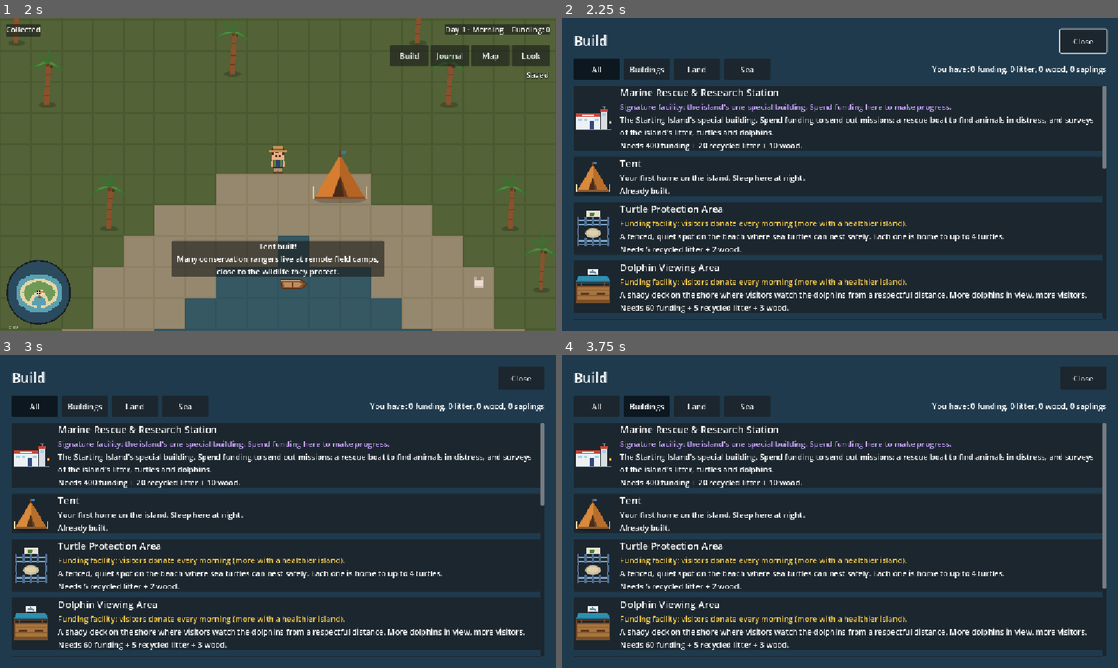
Above: before the commit, frames 1-4 (two rows, left to right).
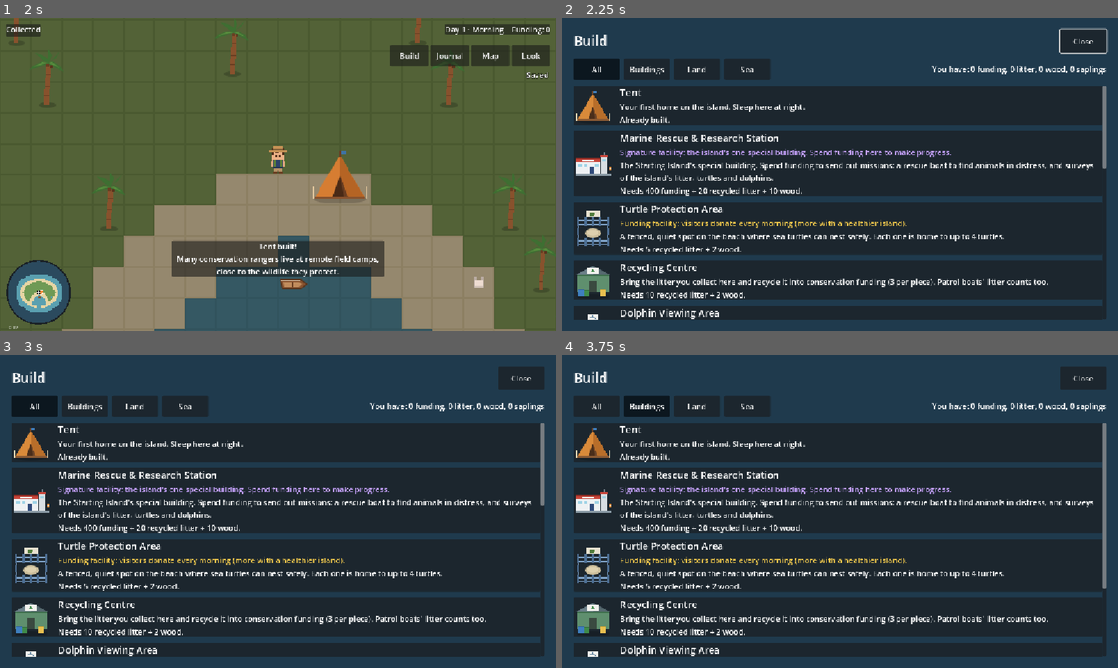
Above: after the commit, the same moments.

Repository: detronics-apps/ocean-haven
Game: Godot game, scene res://scenes/world/ocean_world.tscn
Two runs of this game, one before a commit and one after it. Both use one fixed random seed, a clock stepped at 60 frames per second and the inputs below.
Inputs:
- Up to frame 1 (2 s): click "Let's go!" at 0.5 s; click "Place" at 1.25 s
- Up to frame 2 (2.25 s): click "Build" at 2 s
- Up to frame 3 (3 s): click "All" at 2.75 s
- Up to frame 4 (3.75 s): click "Buildings" at 3.5 s

Frame 1 is identical in both runs. In frame 2, 15% of the frame differs, in the area x 2-98%, y 22-97%; in frame 3, 15%; in frame 4, 15%.

Commit message:
Kelp Restoration Site (up to 4, upkeep, demolishable: nearby kelp regrows faster, but not against overgrazing) and Kelp Discovery Centre (funding, up to 2: more otters in view, more visitors); Starting Island parks only on the Starting Island; otters ride out lean days before moving away
Co-Authored-By: Claude Opus 5.5 <noreply@anthropic.com>
Claude-Session: https://claude.ai/code/session_01TgTuR8CE1ck28M9f6vukjR

Diff:
--- /dev/null
+++ b/assets/buildings/kelp_discovery_centre/kelp_discovery_centre.svg
@@ -0,0 +1,12 @@
+<svg xmlns="http://www.w3.org/2000/svg" width="64" height="64" viewBox="0 0 64 64" shape-rendering="crispEdges">
+  <!-- Placeholder Kelp Discovery Centre (3/4 view): a visitor centre with a big window onto the kelp, an otter sign and a small tour boat jetty. -->
+  <rect x="4" y="24" width="56" height="30" fill="#e8e2d2"/>
+  <rect x="2" y="18" width="60" height="8" fill="#2f6a8a"/>
+  <rect x="8" y="30" width="30" height="16" fill="#3a7fa0"/>
+  <rect x="11" y="36" width="2" height="10" fill="#58b85c"/><rect x="17" y="33" width="2" height="13" fill="#58b85c"/><rect x="25" y="35" width="2" height="11" fill="#58b85c"/><rect x="32" y="37" width="2" height="9" fill="#58b85c"/>
+  <rect x="20" y="40" width="5" height="3" fill="#4f74a8"/>
+  <rect x="44" y="34" width="10" height="20" fill="#7a5a36"/>
+  <rect x="42" y="8" width="16" height="9" fill="#f4efe2"/><rect x="45" y="11" width="7" height="3" fill="#7a5234"/><rect x="52" y="11" width="3" height="3" fill="#c9bfae"/>
+  <rect x="49" y="17" width="2" height="2" fill="#8a5a34"/>
+  <rect x="4" y="54" width="56" height="4" fill="#a8844a"/>
+</svg>
--- /dev/null
+++ b/assets/buildings/kelp_restoration_site/kelp_restoration_site.svg
@@ -0,0 +1,8 @@
+<svg xmlns="http://www.w3.org/2000/svg" width="32" height="32" viewBox="0 0 32 32" shape-rendering="crispEdges">
+  <!-- Placeholder Kelp Restoration Site: a yellow marker buoy over a line of young kelp growing on ropes. -->
+  <rect x="2" y="24" width="28" height="2" fill="#c9bfae"/>
+  <rect x="5" y="16" width="2" height="8" fill="#58b85c"/><rect x="11" y="18" width="2" height="6" fill="#58b85c"/>
+  <rect x="19" y="17" width="2" height="7" fill="#58b85c"/><rect x="25" y="19" width="2" height="5" fill="#58b85c"/>
+  <rect x="13" y="4" width="6" height="8" fill="#f2c94c"/><rect x="13" y="7" width="6" height="2" fill="#e8413a"/>
+  <rect x="15" y="12" width="2" height="12" fill="#8a8a86"/>
+</svg>
--- a/data/buildings/dolphin_viewing_area.tres
+++ b/data/buildings/dolphin_viewing_area.tres
@@ -22,3 +22,4 @@
 max_count = 1
 placement_hint = "on the beach, facing the dolphins' waters"
 fact = "Watching dolphins from the shore or from a slow, distant boat keeps them safe: chasing or crowding them disturbs their feeding and resting."
+only_on = &"home_island"
--- /dev/null
+++ b/data/buildings/kelp_discovery_centre.tres
@@ -0,0 +1,25 @@
+[gd_resource type="Resource" script_class="BuildingData" format=3]
+
+[ext_resource type="Script" path="res://scripts/buildings/building_data.gd" id="1_kdc"]
+[ext_resource type="Texture2D" path="res://assets/buildings/kelp_discovery_centre/kelp_discovery_centre.svg" id="2_kdc"]
+
+[resource]
+script = ExtResource("1_kdc")
+id = &"kelp_discovery_centre"
+display_name = "Kelp Discovery Centre"
+description = "Visitors learn about kelp forests, otters and food webs, and watch the forest through a big window. More otters in view and a healthier forest, more visitors."
+order = 4
+texture = ExtResource("2_kdc")
+terrain = PackedStringArray("sand", "grass")
+cost_funding = 120
+cost_litter = 8
+cost_items = Dictionary[StringName, int]({&"wood": 4})
+facility = &"funding"
+visitors = 20
+visitors_per_animal = 8
+watches = &"sea_otter"
+watch_range = 420.0
+max_count = 2
+only_on = &"kelp_forest"
+placement_hint = "on the shore, looking over the kelp"
+fact = "Kelp forests are among the most productive places on Earth, and visitors who see one up close often want to help protect it."
--- /dev/null
+++ b/data/buildings/kelp_restoration_site.tres
@@ -0,0 +1,26 @@
+[gd_resource type="Resource" script_class="BuildingData" format=3]
+
+[ext_resource type="Script" path="res://scripts/buildings/building_data.gd" id="1_krs"]
+[ext_resource type="Texture2D" path="res://assets/buildings/kelp_restoration_site/kelp_restoration_site.svg" id="2_krs"]
+
+[resource]
+script = ExtResource("1_krs")
+id = &"kelp_restoration_site"
+display_name = "Kelp Restoration Site"
+description = "Young kelp grown on ropes under a marker buoy helps nearby beds grow back faster. It can't win against overgrazing: where urchins are too many, the kelp still declines."
+order = 3
+texture = ExtResource("2_krs")
+size = Vector2i(1, 1)
+terrain = PackedStringArray("water", "")
+cost_funding = 50
+cost_litter = 3
+cost_items = Dictionary[StringName, int]({&"wood": 1})
+max_count = 4
+upkeep = 3
+demolishable = true
+restore_range = 140.0
+only_on = &"kelp_forest"
+category = &"sea"
+storm_proof = true
+placement_hint = "on the water by the kelp"
+fact = "Kelp can be restored by growing young kelp on ropes and moving it out to bare reefs, but it only survives where grazing urchins are kept in balance."
--- a/data/buildings/turtle_protection_area.tres
+++ b/data/buildings/turtle_protection_area.tres
@@ -27,3 +27,4 @@
 facility = &"funding"
 needs_quiet = 2
 tier_textures = Array[Texture2D]([ExtResource("2_5jcrs"), ExtResource("9_t2"), ExtResource("9_t3")])
+only_on = &"home_island"
--- a/scripts/buildings/building_data.gd
+++ b/scripts/buildings/building_data.gd
@@ -77,6 +77,9 @@
 ## Funding it costs to look after, every morning (0 = none). Unpaid, it isn't looked after
 ## that day (see Building.upkeep_paid).
 @export var upkeep := 0
+## Kelp beds this close grow back faster while it stands (a Kelp Restoration Site; 0 = none).
+## Planting can't beat overgrazing: where urchins are too many, the kelp still declines.
+@export var restore_range := 0.0
 ## Offers "Demolish" (conservation structures that can unbalance an island), returning
 ## half its wood.
 @export var demolishable := false
--- a/scripts/world/kelp_ecosystem.gd
+++ b/scripts/world/kelp_ecosystem.gd
@@ -39,6 +39,9 @@
 ## to forage), so habitats crowded together share the same otters.
 @export var crowd_max := 3
 @export var crowd_range := 240.0
+## Otters settled at a habitat only move away when food falls below this share of what they
+## need (they ride out lean days while the kelp grows back).
+@export var leave_below := 0.5
 ## Chance that a new otter is a pup born on the island (with 2+ grown otters), not a newcomer.
 @export var pup_chance := 0.5
 @export_group("Fish and birds")
@@ -145,8 +148,11 @@
 ## One step of the food web, `days` long.
 func tick(days: float) -> void:
 	_otters_eat(days)
+	var sites := get_tree().get_nodes_in_group("buildings").filter(func(b: Building) -> bool:
+		return b.data.restore_range > 0.0 and not b.damaged and b.upkeep_paid)
 	for bed in beds():
-		var restoring := 1.0 if bed.restored_until > GameClock.now() else 0.0
+		var restoring := 1.0 if bed.restored_until > GameClock.now() or sites.any(func(s: Building) -> bool:
+			return s.global_position.distance_to(bed.global_position) <= s.data.restore_range) else 0.0
 		var food := 0.3 + 0.7 * bed.health
 		var growth := urchin_growth * bed.urchins * (1.0 - bed.urchins / urchin_cap) * food
 		bed.urchins += (growth + urchin_drift_in * (1.0 if bed.urchins < 1.0 else 0.0)) * days
@@ -222,7 +228,7 @@
 		var crowd := all.filter(func(o: Animal) -> bool:
 			return not o.leaving and o.home().distance_to(home.global_position) <= crowd_range).size()
 		var food := food_at(home.global_position, species)
-		if not living.is_empty() and food / maxf(crowd, 1) < species.food_needed:
+		if not living.is_empty() and food / maxf(crowd, 1) < species.food_needed * leave_below:
 			_move_away(living.back(), "there isn't enough food in the kelp around the %s" % home.data.display_name)
 			continue
 		if home.damaged or not home.upkeep_paid or home.room_for_animals() <= 0 or crowd >= crowd_max:
--- a/tests/test_kelp.gd
+++ b/tests/test_kelp.gd
@@ -90,12 +90,44 @@
 		b.health = 0.7
 		b.urchins = 1.0
 
+	# --- A Kelp Restoration Site helps the beds near it grow back faster ---
+	var near_bed: Node2D = beds[2]
+	var far_bed: Node2D = beds.reduce(func(a: Node2D, b: Node2D) -> Node2D:
+		return a if a.position.distance_to(near_bed.position) > b.position.distance_to(near_bed.position) else b)
+	var site: Node2D = world.get_node("BuildMode").add_building(load("res://data/buildings/kelp_restoration_site.tres"),
+		Vector2i((near_bed.global_position / 32.0).floor()))
+	for b: Node2D in [near_bed, far_bed]:
+		b.health = 0.2
+		b.urchins = 1.0
+	for i in 8:
+		ecosystem.tick(0.25)
+		near_bed.urchins = 1.0
+		far_bed.urchins = 1.0
+	_expect(near_bed.health > far_bed.health + 0.1, "a restoration site speeds up kelp near it (%.2f vs %.2f far away)" % [near_bed.health, far_bed.health])
+	near_bed.urchins = 12.0
+	for i in 40:
+		ecosystem.tick(0.25)
+	_expect(near_bed.health < 0.5, "but it can't beat overgrazing (%.2f)" % near_bed.health)
+	site.free()
+
+	# --- The Build menu there offers the Kelp Forest's buildings, not the Starting Island's ---
+	var player: Node2D = world.get_node("Player")
+	player.global_position = load("res://data/regions/kelp_forest.tres").arrival
+	var menu: Node = world.get_node("BuildMenu")
+	menu.open()
+	for id in ["otter_habitat", "kelp_research_platform", "kelp_restoration_site", "kelp_discovery_centre", "coastal_tree"]:
+		_expect(menu.find_child("Entry_" + id, true, false) != null, "the Kelp Forest's Build menu has the %s" % id)
+	for id in ["turtle_protection_area", "dolphin_viewing_area", "palm_tree", "marine_rescue_station"]:
+		_expect(menu.find_child("Entry_" + id, true, false) == null, "but not the %s" % id)
+	menu.close()
+
 	# --- Saved ---
 	var saved: Dictionary = ecosystem.to_dict()
+	var saved_health: float = bed.health
 	bed.health = 0.0
 	bed.urchins = 0.0
 	ecosystem.restore(saved)
-	_expect(bed.health > 0.6, "the beds are restored from the save")
+	_expect(is_equal_approx(bed.health, saved_health), "the beds are restored from the save")
 
 	if not _failed:
 		print("PASS")
--- a/tests/test_otters.gd
+++ b/tests/test_otters.gd
@@ -47,6 +47,14 @@
 		await process_frame
 	_expect(otter_count.call() == 2 and home.animals_here() == 2, "otters settle at it, up to its 2 (%d)" % otter_count.call())
 	_expect(funding.balance < 1000, "and it costs upkeep every morning (%d left)" % funding.balance)
+
+	# --- A Kelp Discovery Centre: visitors come to see the otters ---
+	var centre_data: Resource = load("res://data/buildings/kelp_discovery_centre.tres")
+	var centre: Node2D = build_mode.add_building(centre_data, _free_cell_near(build_mode, centre_data, cell))
+	await process_frame
+	_expect(centre.animals_in_view() >= 1 and centre.visitors_today() > centre_data.visitors,
+		"a Kelp Discovery Centre earns more with otters in view (%d otters, %d funding)" % [centre.animals_in_view(), centre.visitors_today()])
+	centre.free()
 
 	# --- A second habitat right beside it: more upkeep, not more otters than the coast can hold ---
 	var beside := _free_cell_near(build_mode, habitat_data, cell)
Not shown, added: assets/buildings/kelp_discovery_centre/kelp_discovery_centre.svg.import
Not shown, added: assets/buildings/kelp_restoration_site/kelp_restoration_site.svg.import
Not shown, added: tests/test_kelp_missions.gd.uid
